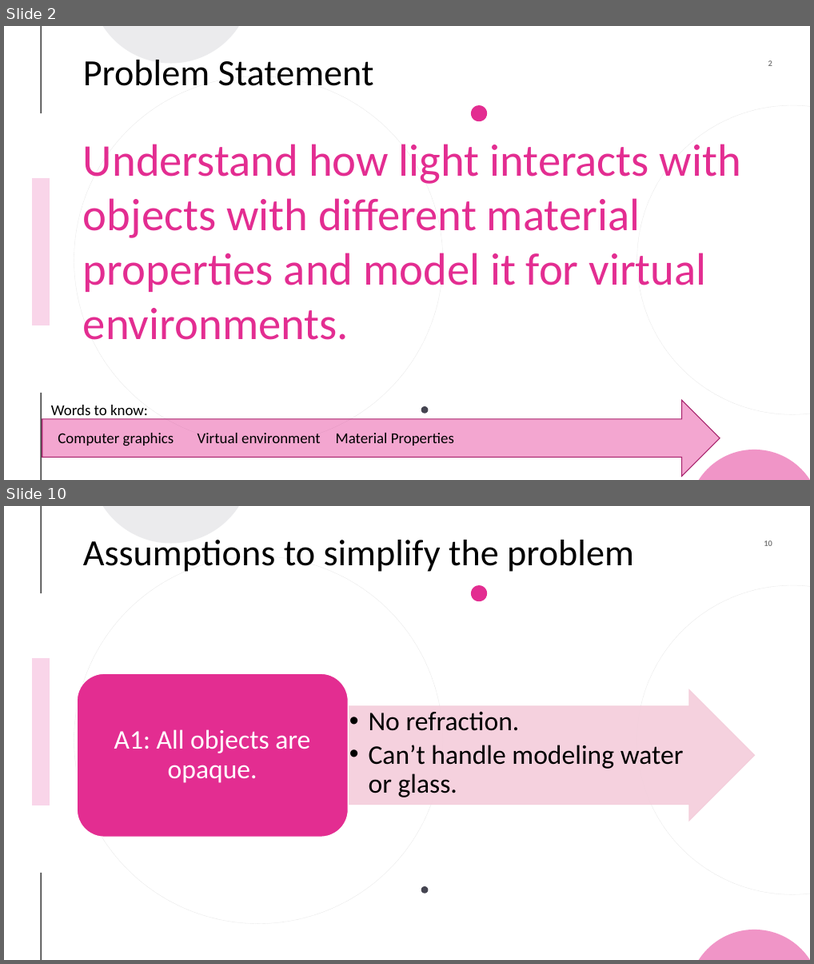
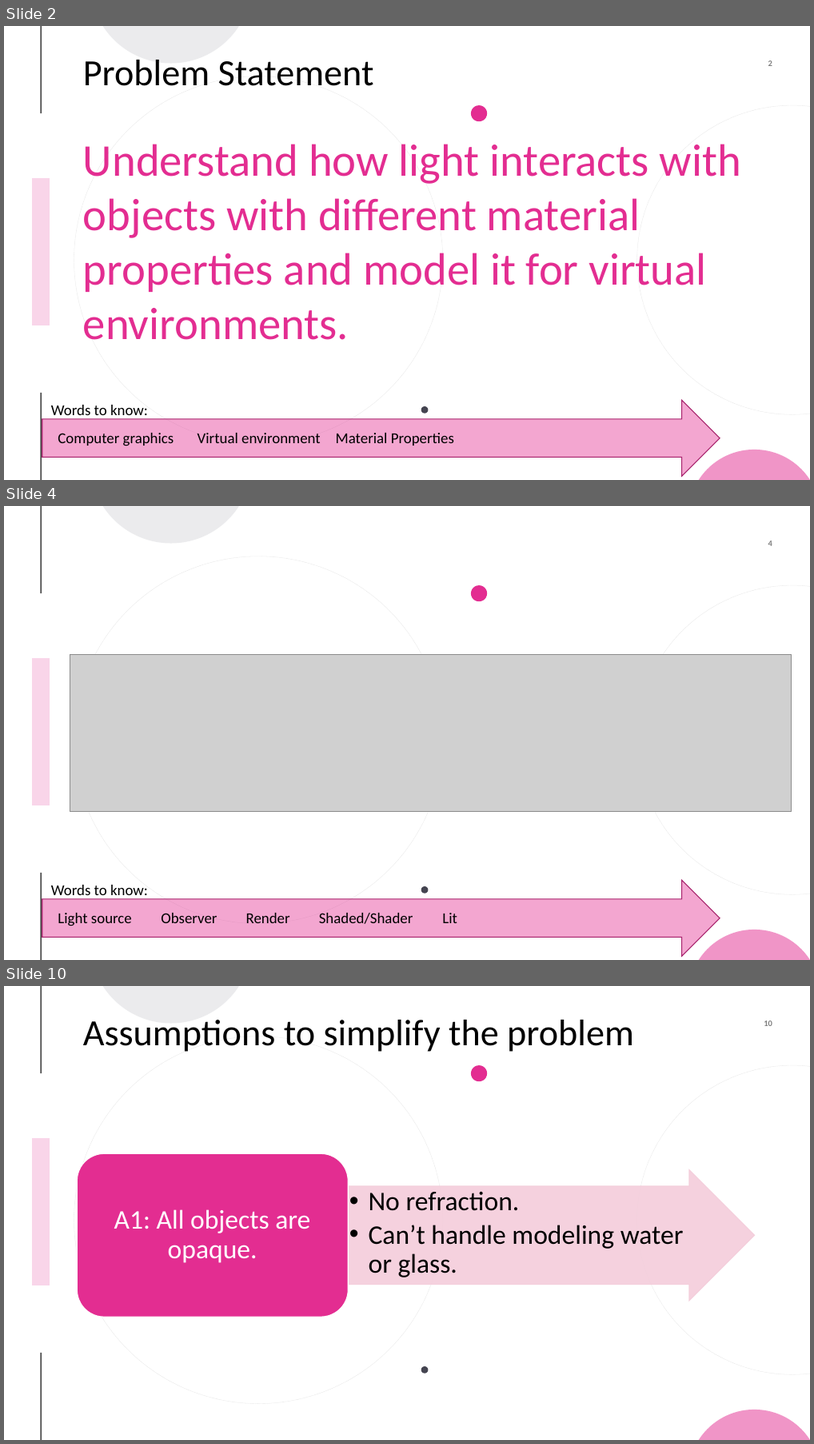
Before and after one commit to sorainsm/library-of-lighting-models, a slide deck: Commonality-Analysis/Lighting for Computer Graphics.pptx. Shown one above the other, each under a label of ours: slides 2 and 10 before the commit, slides 2, 4 and 10 after it; the slides between them are not shown. The pictures are 814x964 and 814x1444 pixels, drawn with LibreOffice and Linux fonts; fonts in the diff are those of the drawing; grey boxes stand for pictures. Boxes give left, top, right and bottom in pixels: in the first picture for what was removed or moved away, otherwise in the second. Text is boxed around its words. In the diff, an @@ line names an element or a change of style, - is before the commit and + after.

```diff
--- a/Commonality-Analysis/Lighting for Computer Graphics.pptx
+++ b/Commonality-Analysis/Lighting for Computer Graphics.pptx
@@ slide 4 added at bbox=[4, 506, 810, 960], background #FFFFFF; not listed: 10 template elements that a slide beside it also shows @@
@@ picture added at bbox=[70, 655, 792, 812] @@
@@ right arrow added at bbox=[42, 880, 720, 956], fill #E32D91 at 42% opacity, outline #A8216B 1 pt @@
@@ text added at bbox=[51, 884, 148, 899], 18 pt, text #000000 @@
+Words to know:
@@ text added at bbox=[58, 912, 132, 926], 18 pt, text #000000 @@
+Light source
@@ text added at bbox=[161, 912, 217, 923], 18 pt, text #000000 @@
+Observer
@@ text added at bbox=[246, 912, 290, 923], 18 pt, text #000000 @@
+Render
@@ text added at bbox=[319, 912, 414, 924], 18 pt, text #000000 @@
+Shaded/Shader
@@ text added at bbox=[442, 912, 458, 923], 18 pt, text #000000 @@
+Lit
```
Also in this commit, not shown: 8 slides changed, 1 slide removed, 1 other file.
